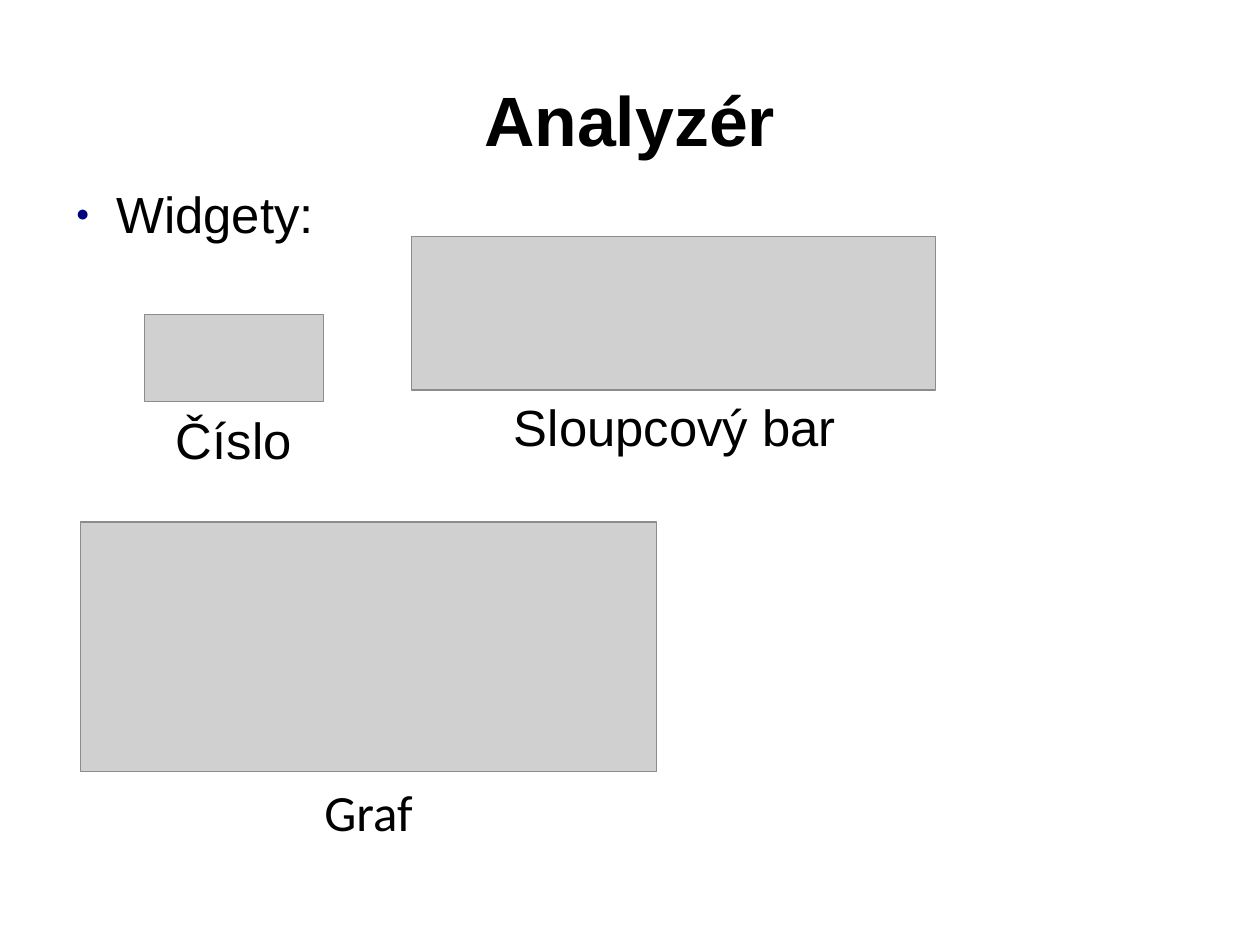
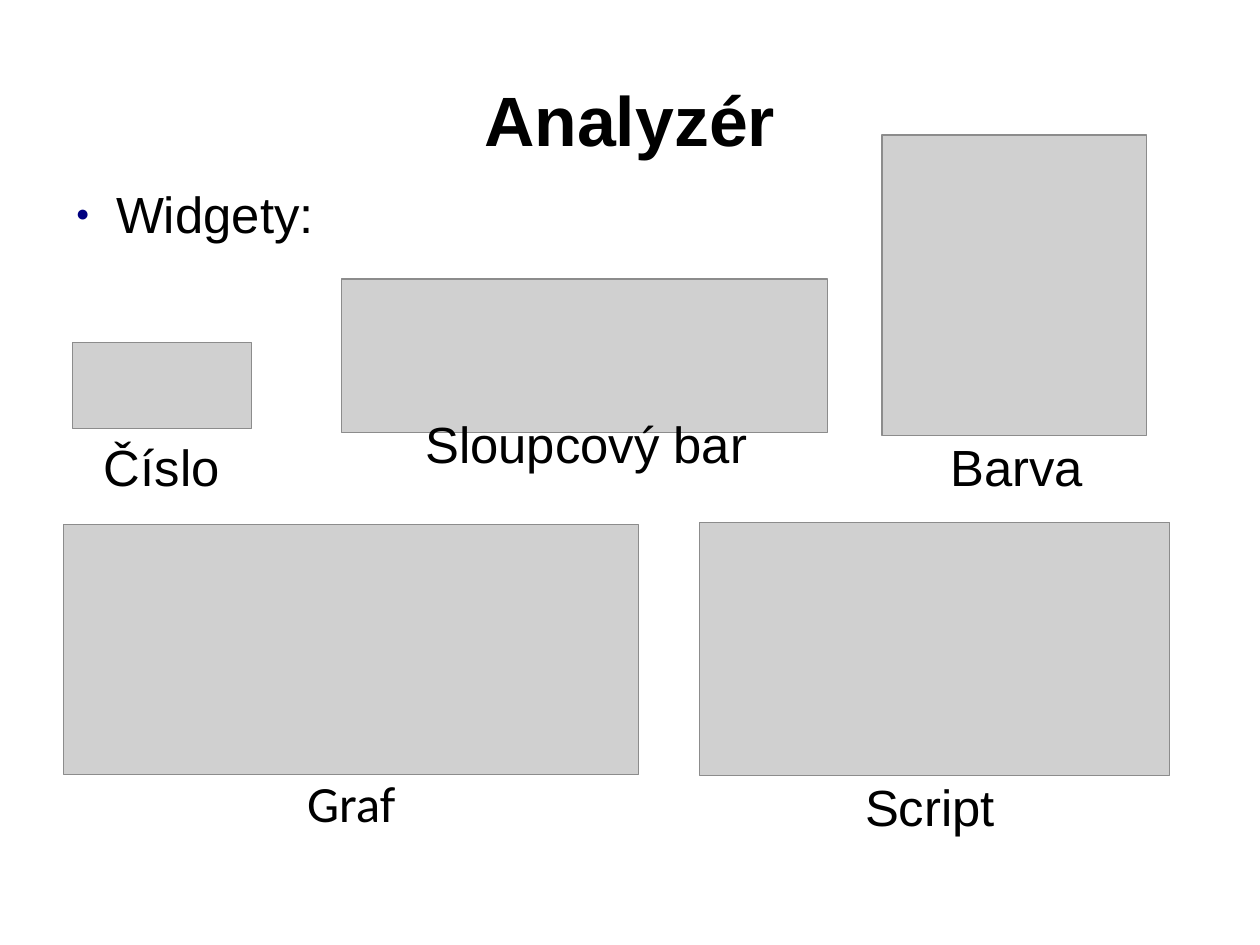
Before and after one commit to Tasssadar/soc, a slide deck: slide 6 of prezentace.ppt. Drawn at 1260x945 pixels with LibreOffice and Linux fonts; fonts in the diff are those of the drawing; grey boxes stand for pictures; background and template pictures are left out. Boxes give left, top, right and bottom in pixels: in the first picture for what was removed or moved away, otherwise in the second. Text is boxed around its words. In the diff, an @@ line names an element or a change of style, - is before the commit and + after.

```diff
--- a/prezentace.ppt
+++ b/prezentace.ppt
@@ picture added at [883,135,1148,436] @@
@@ picture: place and size @@
-picture at [412,237,936,390]
+picture at [342,279,828,432]
@@ picture: place and size @@
-picture at [144,316,324,402]
+picture at [72,342,252,428]
@@ text "Číslo": place and size @@
-text "Číslo" at [176,418,292,460]
+text "Číslo" at [104,446,220,487]
@@ text "Sloupcový bar": place and size @@
-text "Sloupcový bar" at [514,408,835,457]
+text "Sloupcový bar" at [425,423,747,474]
@@ text added at [950,451,1083,487], 32 pt, text #000000 @@
+Barva
@@ picture: place and size @@
-picture at [81,523,656,773]
+picture at [64,525,639,775]
@@ picture added at [700,523,1171,776] @@
@@ text "Graf": place and size @@
-text "Graf" at [324,796,412,832]
+text "Graf" at [307,787,395,823]
@@ text added at [865,789,995,836], 32 pt, text #000000 @@
+Script
```
Also in this commit, not shown: 3 other slides changed, 1 slide added, 1 slide removed, 5 other files.
